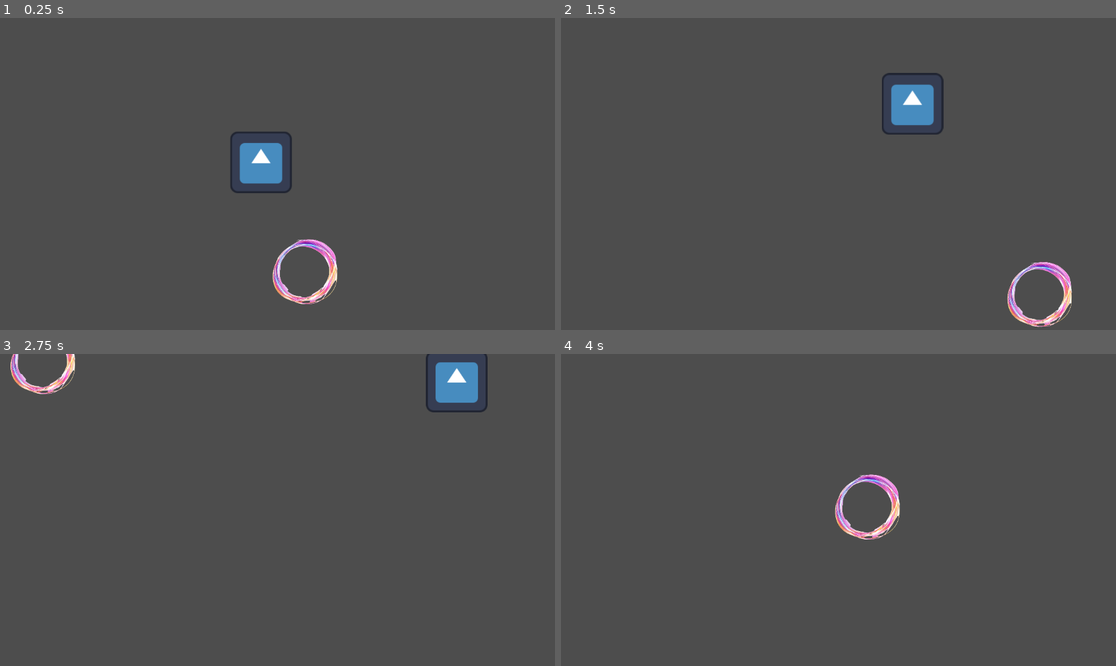
Above: before the commit, frames 1-4 (two rows, left to right).
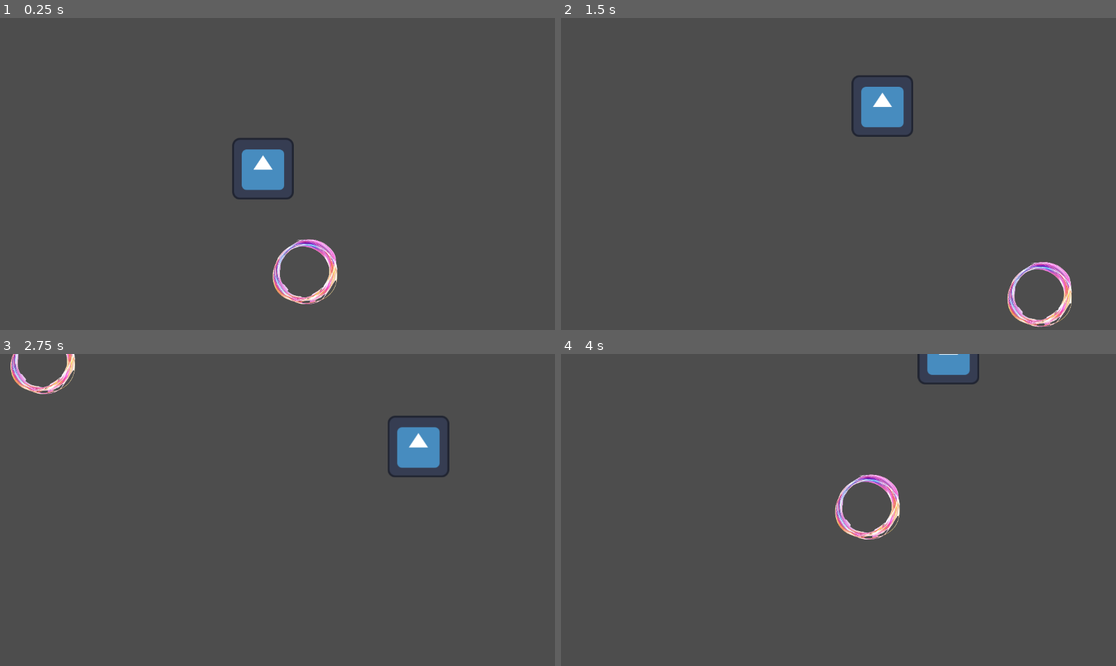
Above: after the commit, the same moments.

Repository: cc413323/ball
Game: Godot game, scene res://scenes/main.tscn
Same seed, same stepped clock (60 frames per second), same inputs: the game is played once before the commit and once after it. The engine's default icon, where the game draws it, is replaced by a stand-in: a white triangle on a blue panel in a dark square.
Inputs:
- Up to frame 1 (0.25 s): no input
- Up to frame 2 (1.5 s): hold Right (ui_right) 0.53-1.28 s; hold Down (ui_down) from 1.28 s (still down)
- Up to frame 3 (2.75 s): release Down (ui_down) at 2.03 s; hold Right (ui_right) from 2.03 s (still down)
- Up to frame 4 (4 s): release Right (ui_right) at 2.78 s; hold Up (ui_up) 2.78-3.53 s; hold Left (ui_left) from 3.53 s (still down)

The runs differ from the first frame. In frame 1, 1.0% of the frame differs, in the area x 41-53%, y 36-59%; in frame 2, 1.9%; in frame 3, 2.5%, in the area x 69-88%, y 0-40%; in frame 4, 0.7%.
Error before the commit: Attempt to call function 'seek_end' in base 'null instance' on a null instance. (res://scripts/data_collection.gd:65)
Error after the commit: Attempt to call function 'seek_end' in base 'null instance' on a null instance. (res://scripts/data_collection.gd:68)

Commit message:
updated minor but major bugs. now the bot seems to dodge better but have a tendency of moving upwards out of the screen

Diff:
--- a/data/bot_model.json
+++ b/data/bot_model.json
@@ -1 +1 @@
-[[0.13688213025279358, -0.07591839435381177], [0.25969804866535284, -0.14027115939706855], [-0.0005237390456963587, 0.0002763039957048574]]
+{"A": [[-0.0757122472799855, 0.08612254450091193], [0.04323464178283204, 0.06668751537612294], [-0.009979830164615367, -0.04971177616366787], [0.0248718885628844, 0.01977582614567075], [-0.00044538793844692975, 0.026953183628375694]], "mean": [0.8596851996424036, -0.42156938570869423, 0.06131104705923001, 0.4670121194271205, 0.5106683462171661], "std": [0.1961111536959341, 0.4147140980247489, 0.8040724541637645, 0.13417557970184185, 0.1188900000682748]}
--- a/scenes/main.tscn
+++ b/scenes/main.tscn
@@ -12,11 +12,11 @@
 [node name="ball" parent="." unique_id=123634047 instance=ExtResource("1_0wfyh")]
 position = Vector2(-255, -330)
 
-[node name="bot" parent="." unique_id=1989567716 instance=ExtResource("2_sugp2")]
-
 [node name="trainer" parent="." unique_id=1533411418 instance=ExtResource("4_jyhfs")]
 visible = false
 
 [node name="data_collection" parent="." unique_id=1377787355 instance=ExtResource("5_tbgi4")]
 
 [node name="Camera2D" type="Camera2D" parent="." unique_id=988478782]
+
+[node name="bot" parent="." unique_id=1378102333 instance=ExtResource("2_sugp2")]
--- a/scripts/bot_manager.gd
+++ b/scripts/bot_manager.gd
@@ -2,7 +2,9 @@
 
 # --- Config ---
 var speed = 200.0
-var A = []  # trained 3x2 matrix
+var A = []  # trained 5x2 matrix
+var mean = []
+var std = []
 var json = JSON.new()
 
 # reference to the ball node
@@ -15,8 +17,10 @@
 		file.close()
 
 		if json.parse(text) == OK:
-			A = json.data
-			print("Loaded model:", A)
+			A = json.data["A"]
+			mean = json.data["mean"]
+			std = json.data["std"]
+			print("Loaded model")
 		else:
 			push_error("Failed to parse JSON!")
 	else:
@@ -25,18 +29,37 @@
 # --- Compute input features ---
 func compute_features(bot_pos: Vector2, bot_theta: float, ball_pos: Vector2) -> Array:
 	var vector_to_ball = ball_pos - bot_pos
-	var distance = vector_to_ball.length()
+	var distance = clamp(vector_to_ball.length() / 500.0, 0, 1)
 
 	var forward = Vector2(cos(bot_theta), sin(bot_theta))
 	var dot_forward_ball = forward.dot(vector_to_ball.normalized())
-	var cross_forward_ball = forward.x * vector_to_ball.y - forward.y * vector_to_ball.x
 
-	return [distance, dot_forward_ball, cross_forward_ball]
+	var cross_forward_ball = forward.cross(vector_to_ball.normalized())
+	#var cross_forward_ball = forward.x * vector_to_ball.y - forward.y * vector_to_ball.x
+
+
+	var screen = get_viewport_rect().size  # screen width and height
+	var half_w = screen.x / 2
+	var half_h = screen.y / 2
+	# normalize so 0 = left/top edge, 1 = right/bottom edge
+	var fx = (global_position.x + half_w) / screen.x
+	var fy = (global_position.y + half_h) / screen.y
+
+	return [distance, dot_forward_ball, cross_forward_ball,fx,fy]
 
 # --- Predict movement ---
 func predict_move(features: Array) -> Vector2:
-	var dx = features[0] * A[0][0] + features[1] * A[1][0] + features[2] * A[2][0]
-	var dy = features[0] * A[0][1] + features[1] * A[1][1] + features[2] * A[2][1]
+	var norm = []
+	for i in range(features.size()):
+		norm.append((features[i] - mean[i]) / std[i])
+
+	var dx = 0.0
+	var dy = 0.0
+
+	for i in range(5):
+		dx += norm[i] * A[i][0]
+		dy += norm[i] * A[i][1]
+
 	return Vector2(dx, dy)
 
 # --- Snap to 8 directions ---
--- a/scripts/data_collection.gd
+++ b/scripts/data_collection.gd
@@ -24,11 +24,12 @@
 
 	vector_to_ball_x = ball.position.x - trainer.position.x
 	vector_to_ball_y = ball.position.y - trainer.position.y
+	var vector_to_ball = Vector2(vector_to_ball_x, vector_to_ball_y)
 	forward_x = trainer.direction.normalized().x
 	forward_y = trainer.direction.normalized().y
 	var forward = trainer.direction.normalized()
-	dot_forward_ball = (forward.dot(Vector2(vector_to_ball_x, vector_to_ball_y))) / distance
-	cross_forward_ball = forward_x * vector_to_ball_y - forward_y * vector_to_ball_x
+	dot_forward_ball = forward.dot(vector_to_ball.normalized())
+	cross_forward_ball = forward.cross(vector_to_ball.normalized())
 
 	if trainer.direction.length() > 0.1:
 		save_game()
@@ -48,7 +49,9 @@
 		"dot_product": dot_forward_ball,
 		"cross_product": cross_forward_ball,
 		"dx": trainer.direction.normalized().x,
-		"dy": trainer.direction.normalized().y
+		"dy": trainer.direction.normalized().y,
+		"fx": fx,
+		"fy": fy
 	}
 	return save_dict
 
